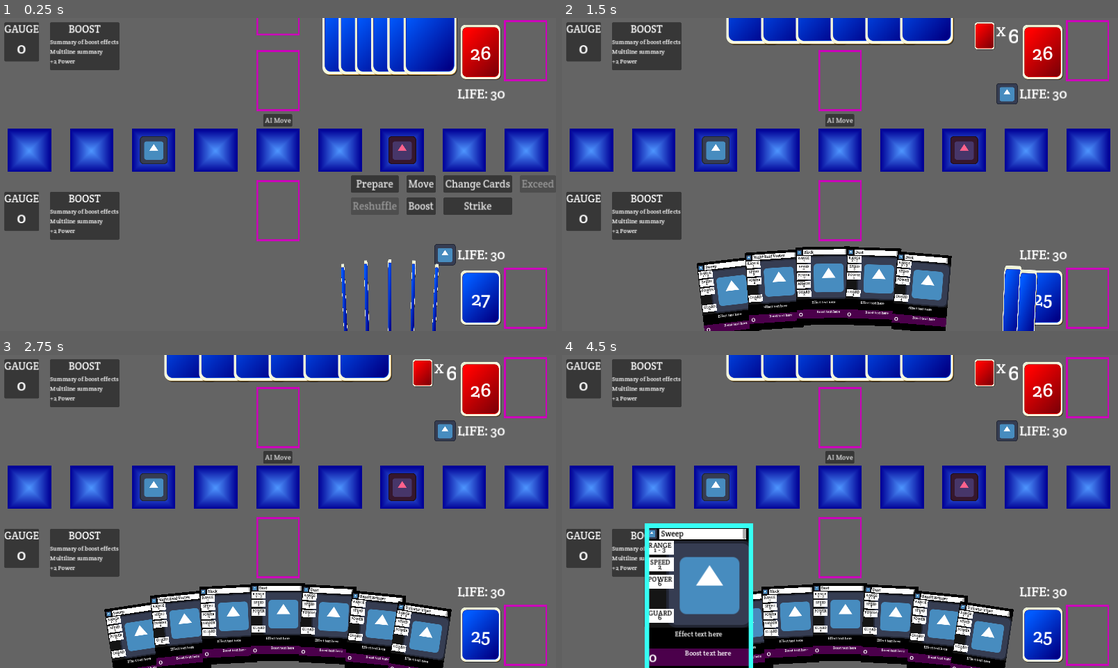
Above: before the commit, frames 1-4 (two rows, left to right).
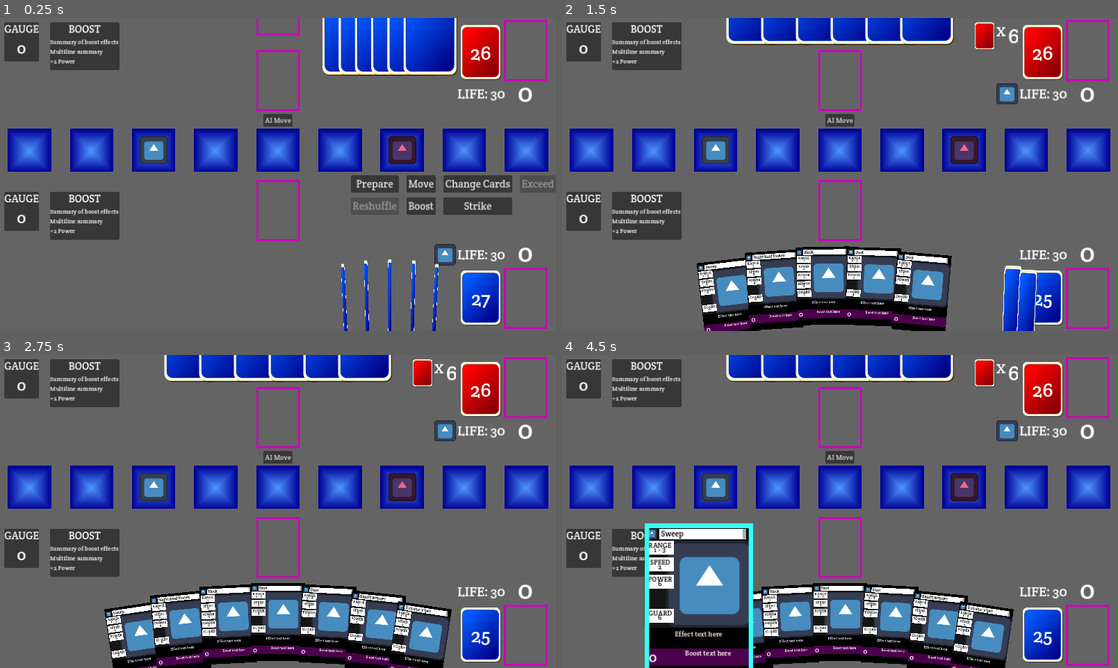
Above: after the commit, the same moments.

Repository: daniel-k-taylor/exceedgameclient
Game: Godot game, scene res://scenes/game/game.tscn
Same seed, same stepped clock (60 frames per second), same inputs: the game is played once before the commit and once after it. The engine's default icon, where the game draws it, is replaced by a stand-in: a white triangle on a blue panel in a dark square.
Inputs (mouse positions are in pixels of both pictures, inside the frame that each line leads up to):
- Up to frame 1 (0.25 s): no input
- Up to frame 2 (1.5 s): click "AI Move" at 0.5 s; click "Prepare" at 1.25 s
- Up to frame 3 (2.75 s): click (478, 636) at 2.02 s
- Up to frame 4 (4.5 s): click (1090, 636) at 2.77 s; click (840, 549) at 3.52 s; click (701, 642) at 4.27 s

The runs differ from the first frame. In frame 1, 0.1% of the frame differs, in the area x 93-96%, y 22-78%; in frame 2, 0.1%; in frame 3, 0.1%; in frame 4, 0.1%.

Commit message:
Cleanup/fixing bugs

Diff:
--- a/scenes/card/card_base.gd
+++ b/scenes/card/card_base.gd
@@ -42,6 +42,7 @@
 var follow_mouse = false
 var saved_hand_index = -1
 
+var default_scale = 1
 var resting_position
 var resting_rotation
 var resting_scale
@@ -79,7 +80,7 @@
 
 func _physics_process(delta):
 	match state:
-		CardState.CardState_InHand:
+		CardState.CardState_InHand, CardState.CardState_InStrike:
 			set_hover_visible(true)
 		CardState.CardState_Focusing:
 			if animation_time <= 1:
@@ -166,6 +167,7 @@
 func initialize_card(id, card_title, card_scale, _image, range_min, range_max, speed, power, armor, guard, effect_text, boost_cost, boost_text):
 	self.card_id = id
 	$CardContainer/CardBox/TitleRow/TitlePanel/TitleNameBox/TitleName.text = card_title
+	self.default_scale = card_scale
 	self.resting_scale = card_scale
 	scale = card_scale
 	# TODO: Set image
@@ -192,6 +194,8 @@
 
 	match state:
 		CardState.CardState_InDeck, CardState.CardState_InHand, CardState.CardState_DrawingToHand:
+			resting_scale = default_scale
+			scale = resting_scale
 			position_card_in_hand(pos, rot)
 		CardState.CardState_Unfocusing:
 			target_pos = pos
@@ -202,6 +206,7 @@
 	set_resting_position(pos, 0)
 	unfocus() # Sets animation_time to 0
 	target_scale = sca
+	resting_scale = target_scale
 	return_state = target_state
 	change_state(CardState.CardState_Discarding)
 
@@ -234,6 +239,8 @@
 	animation_time = 0
 	animation_length = FOCUS_ANIMATION_LENGTH
 
+	z_index = 10
+
 	emit_signal("raised_card", self)
 	change_state(CardState.CardState_Focusing)
 
@@ -248,6 +255,8 @@
 
 	animation_time = 0
 	animation_length = FOCUS_ANIMATION_LENGTH
+
+	z_index = 0
 
 	change_state(CardState.CardState_Unfocusing)
 	emit_signal("lowered_card", self)
--- a/scenes/game/game.gd
+++ b/scenes/game/game.gd
@@ -112,9 +112,8 @@
 
 func discard_card(card, discard_location, new_parent, is_player : bool):
 	var discard_pos = discard_location.global_position + discard_location.size * discard_location.scale /2
-	if not is_player:
-		# Make sure the card is faceup.
-		card.flip_card_to_front(true)
+	# Make sure the card is faceup.
+	card.flip_card_to_front(true)
 	card.discard_to(discard_pos, discard_location.scale, CardBase.CardState.CardState_Discarded)
 	reparent_to_zone(card, new_parent)
 	layout_player_hand(is_player)
@@ -148,6 +147,12 @@
 
 	$PlayerDeck/DeckButton/CardCountContainer/CardCount.text = str(len(game_logic.player.deck))
 	$OpponentDeck/DeckButton/CardCountContainer/CardCount.text = str(len(game_logic.opponent.deck))
+
+	$PlayerDeck/DiscardCount.text = str(len(game_logic.player.discards))
+	$OpponentDeck/DiscardCount.text = str(len(game_logic.opponent.discards))
+
+	$PlayerGauge/GaugePanel/GaugeVBox/GaugeAmount.text = str(len(game_logic.player.gauge))
+	$OpponentGauge/GaugePanel/GaugeVBox/GaugeAmount.text = str(len(game_logic.opponent.gauge))
 
 func get_card_node_name(id):
 	return "Card_" + str(id)
@@ -438,6 +443,9 @@
 		printlog("TODO: UI to pay costs")
 	else:
 		ai_pay_cost(event)
+
+func _on_pay_cost_failed(_event):
+	printlog("TODO: Animation for pay costs failed")
 
 func _on_force_for_armor(event):
 	if event['event_player'] == game_logic.player:
@@ -493,6 +501,8 @@
 				printlog("TODO: Animate strike miss")
 			game_logic.EventType.EventType_Strike_PayCost:
 				_on_pay_cost(event)
+			game_logic.EventType.EventType_Strike_PayCost_Unable:
+				_on_pay_cost_failed(event)
 			game_logic.EventType.EventType_Strike_PowerUp:
 				printlog("TODO: Animate strike power up")
 			game_logic.EventType.EventType_Strike_Response:
--- a/scenes/game/game.tscn
+++ b/scenes/game/game.tscn
@@ -295,6 +295,17 @@
 texture_pressed = ExtResource("4_5y76h")
 texture_hover = ExtResource("4_5y76h")
 
+[node name="DiscardCount" type="Label" parent="PlayerDeck"]
+offset_left = 1178.0
+offset_top = 500.0
+offset_right = 1242.0
+offset_bottom = 581.0
+theme_override_colors/font_color = Color(1, 1, 1, 1)
+theme_override_font_sizes/font_size = 60
+text = "88"
+horizontal_alignment = 1
+vertical_alignment = 1
+
 [node name="OpponentDeck" type="Node2D" parent="."]
 
 [node name="DeckButton" type="TextureButton" parent="OpponentDeck"]
@@ -340,6 +351,17 @@
 texture_normal = ExtResource("4_5y76h")
 texture_pressed = ExtResource("4_5y76h")
 texture_hover = ExtResource("4_5y76h")
+
+[node name="DiscardCount" type="Label" parent="OpponentDeck"]
+offset_left = 1178.0
+offset_top = 132.0
+offset_right = 1242.0
+offset_bottom = 213.0
+theme_override_colors/font_color = Color(1, 1, 1, 1)
+theme_override_font_sizes/font_size = 60
+text = "88"
+horizontal_alignment = 1
+vertical_alignment = 1
 
 [node name="PlayerStrike" type="Node2D" parent="."]
 
--- a/scenes/game/gamelogic.gd
+++ b/scenes/game/gamelogic.gd
@@ -57,6 +57,7 @@
 	EventType_Strike_IgnoredPushPull,
 	EventType_Strike_Miss,
 	EventType_Strike_PayCost,
+	EventType_Strike_PayCost_Unable,
 	EventType_Strike_PowerUp,
 	EventType_Strike_Response,
 	EventType_Strike_Reveal,
@@ -631,7 +632,7 @@
 			events += performing_player.draw(effect['amount'])
 		"dodge_attacks":
 			performing_player.strike_stat_boosts.dodge_attacks = true
-			events += [create_event(EventType.EventType_Strike_DodgeAttacks, performing_player, effect['amount'])]
+			events += [create_event(EventType.EventType_Strike_DodgeAttacks, performing_player, 0)]
 		"opponent_discard_random":
 			events += opposing_player.discard_random(effect['amount'])
 		"ignore_push_and_pull":
@@ -712,30 +713,36 @@
 	if gauge_cost == 0 and force_cost == 0:
 		active_strike.strike_state = next_state
 	else:
-		change_game_state(GameState.GameState_Strike_PlayerDecision)
-		decision_player = performing_player
-		if active_strike.get_player_wild_strike(performing_player):
-			decision_type = DecisionType.DecisionType_PayStrikeCost_CanWild
-		else:
-			decision_type = DecisionType.DecisionType_PayStrikeCost_Required
-
-		if gauge_cost > 0:
-			events += [create_event(EventType.EventType_Strike_PayCost, performing_player, card.id)]
-		elif force_cost > 0:
-			events += [create_event(EventType.EventType_Strike_PayCost, performing_player, card.id)]
+		if performing_player.can_pay_cost(card):
+			change_game_state(GameState.GameState_Strike_PlayerDecision)
+			decision_player = performing_player
+			if active_strike.get_player_wild_strike(performing_player):
+				decision_type = DecisionType.DecisionType_PayStrikeCost_CanWild
+			else:
+				decision_type = DecisionType.DecisionType_PayStrikeCost_Required
+
+			if gauge_cost > 0:
+				events += [create_event(EventType.EventType_Strike_PayCost, performing_player, card.id)]
+			elif force_cost > 0:
+				events += [create_event(EventType.EventType_Strike_PayCost, performing_player, card.id)]
+		else:
+			# Failed to pay the cost by default.
+			events += [create_event(EventType.EventType_Strike_PayCost_Unable, performing_player, card.id)]
+			events += performing_player.add_to_discards(card)
+			events += performing_player.wild_strike();
 	return events
 
 func continue_strike_activation():
 	var events = []
-
-	var card1 = active_strike.get_card(1)
-	var card2 = active_strike.get_card(2)
-	var player1 = active_strike.get_player(1)
-	var player2 = active_strike.get_player(2)
-
 	change_game_state(GameState.GameState_Strike_Processing)
 
 	while true:
+		# Cards might change due to paying costs, so get them every loop.
+		var card1 = active_strike.get_card(1)
+		var card2 = active_strike.get_card(2)
+		var player1 = active_strike.get_player(1)
+		var player2 = active_strike.get_player(2)
+
 		if game_state == GameState.GameState_Strike_PlayerDecision:
 			printlog("STRIKE: Breaking for decision %s %s" % [decision_player.name, DecisionType.keys()[decision_type]])
 			break
@@ -1040,6 +1047,8 @@
 	var events = []
 	if wild_strike:
 		# Replace existing card with a wild strike
+		var current_card = active_strike.get_player_card(performing_player)
+		performing_player.add_to_discards(current_card)
 		events += performing_player.wild_strike()
 	else:
 		var card = active_strike.get_player_card(performing_player)
Not shown, removed: scenes/game/gam21FB.tmp
Not shown, removed: scenes/game/gam2FE5.tmp
Not shown, changed: work.todo
